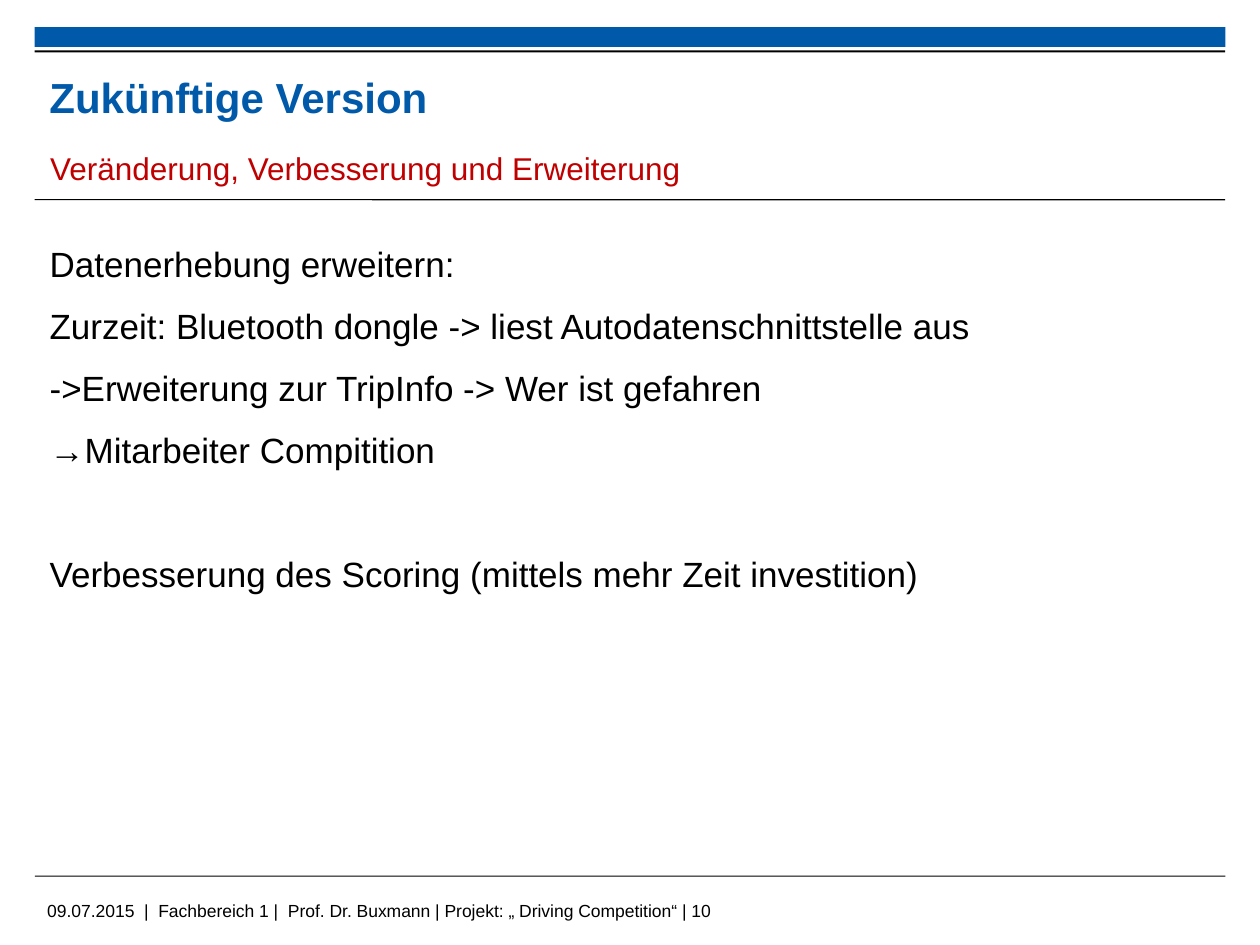
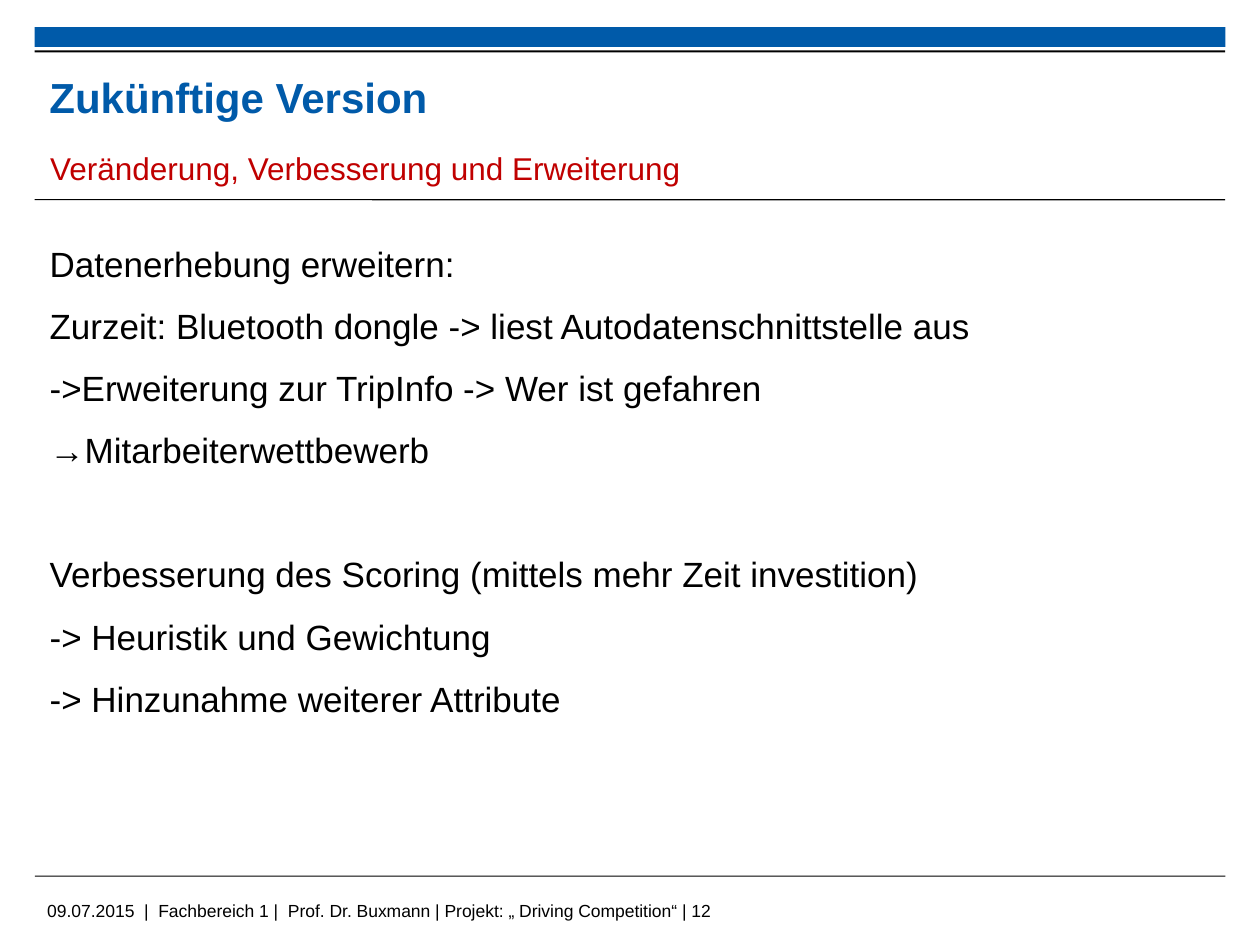
Before and after one commit to kolhagen/drivingcompetition, a slide deck: slide 12 of Big Data - Driving Compitiion.pptx (slide 10 before the commit). Drawn at 1260x945 pixels with LibreOffice and Linux fonts; fonts in the diff are those of the drawing; background and template pictures are left out. Boxes give left, top, right and bottom in pixels: in the first picture for what was removed or moved away, otherwise in the second. Text is boxed around its words. In the diff, an @@ line names an element or a change of style, - is before the commit and + after.

```diff
--- a/Big Data - Driving Compitiion.pptx
+++ b/Big Data - Driving Compitiion.pptx
@@ text at bbox=[50, 437, 430, 464]: text changed @@
-→Mitarbeiter Compitition
+→Mitarbeiterwettbewerb
@@ text at bbox=[91, 624, 560, 713]: paragraphs added @@
+-> Heuristik und Gewichtung
+-> Hinzunahme weiterer Attribute
@@ text at bbox=[47, 904, 710, 921]: text changed @@
-09.07.2015 | Fachbereich 1 | Prof. Dr. Buxmann | Projekt: „ Driving Competition“ | 10
+09.07.2015 | Fachbereich 1 | Prof. Dr. Buxmann | Projekt: „ Driving Competition“ | 12
```
Also in this commit, not shown: 9 other slides changed, 3 slides added.
